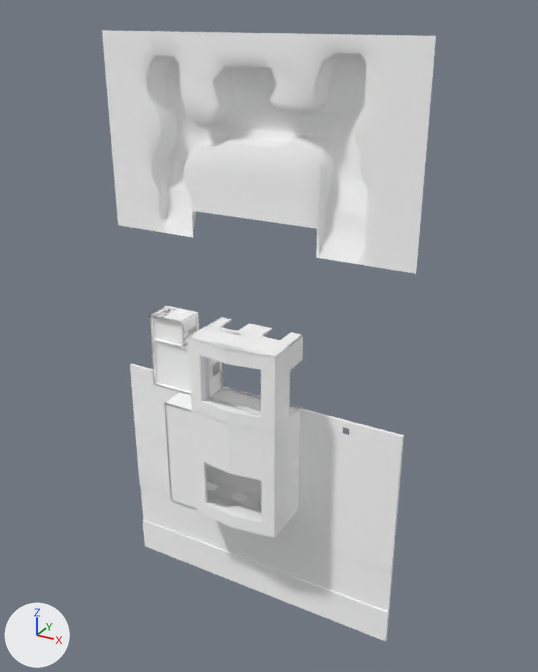
The glTF model assets/units/pd2_mod_hgs/mockup/mockup.glb: old version first, new version second.
Both versions are drawn from a 50 mm lens placed at (43.0, -87.8, 54.8), pointed at (-5.6, 0.6, 10.6). Every picture has the same lights, and +X, +Y and +Z are marked at lower left. Where no turn or scale is listed for an object, it has been applied to the vertices. Vertices at the same position are counted once.

Names of what the first picture shows: 'g_bld_ground_range', 'g_mkp'.
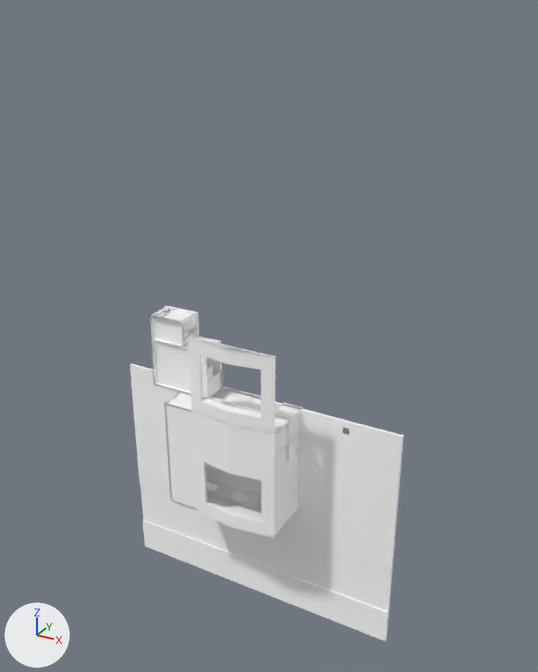
Location of each change, [x1, y1, x2, y2] in pixels of the pictures (538 x 672 px):
'g_bld_ground_range', deleted: before [102, 30, 436, 274]
    faces in mat_mat_slab_to_dirt: [102, 30, 436, 274]
    faces in mat_mat_mud_to_dirt: [145, 52, 369, 264]
part 1 of me_g_g, deleted: before [217, 323, 272, 339]
part 2 of me_g_g, deleted: before [259, 332, 301, 346]
part 3 of me_g_g, deleted: before [287, 335, 303, 371]
part 4 of me_g_g, cut back: before [165, 317, 302, 536]; after [189, 337, 289, 433]

Edits to the bpy script that builds the scene:
```text
Change me_g_g:
    used by ob_g_mkp; location = (0.0, 0.0, 0.0)
    remove me_g_g.from_pydata(...)  # 660 vertices, 1032 faces; spans x -32.0..16.0, y -9.0..0.5, z -38.0..12.0
    add me_g_g.from_pydata(...)  # 596 vertices, 870 faces; spans x -32.0..16.0, y -9.0..0.5, z -38.0..12.0
    me_g_g part 1: the loose piece of 14 vertices spanning x -12.1..-5.1, y -4.0..0.5, z 11.8..12.0 is deleted
    me_g_g part 2: the loose piece of 14 vertices spanning x -5.1..0.0, y -4.0..0.5, z 11.8..12.0 is deleted
    me_g_g part 3: the loose piece of 8 vertices spanning x -0.3..0.0, y -4.0..0.5, z 8.0..12.0 is deleted
    me_g_g part 4
    28 vertices are removed from x -14.0..0.0, y -8.0..0.5, z -18.0..12.0
    127 faces are deleted
    15 new faces join them
Remove ob_g_bld_ground_range:
    ob_g_bld_ground_range = bpy.data.objects.new('g_bld_ground_range', me_plane_043)
    ob_g_bld_ground_range.location = (0.0, 0.0, 0.0)
```
